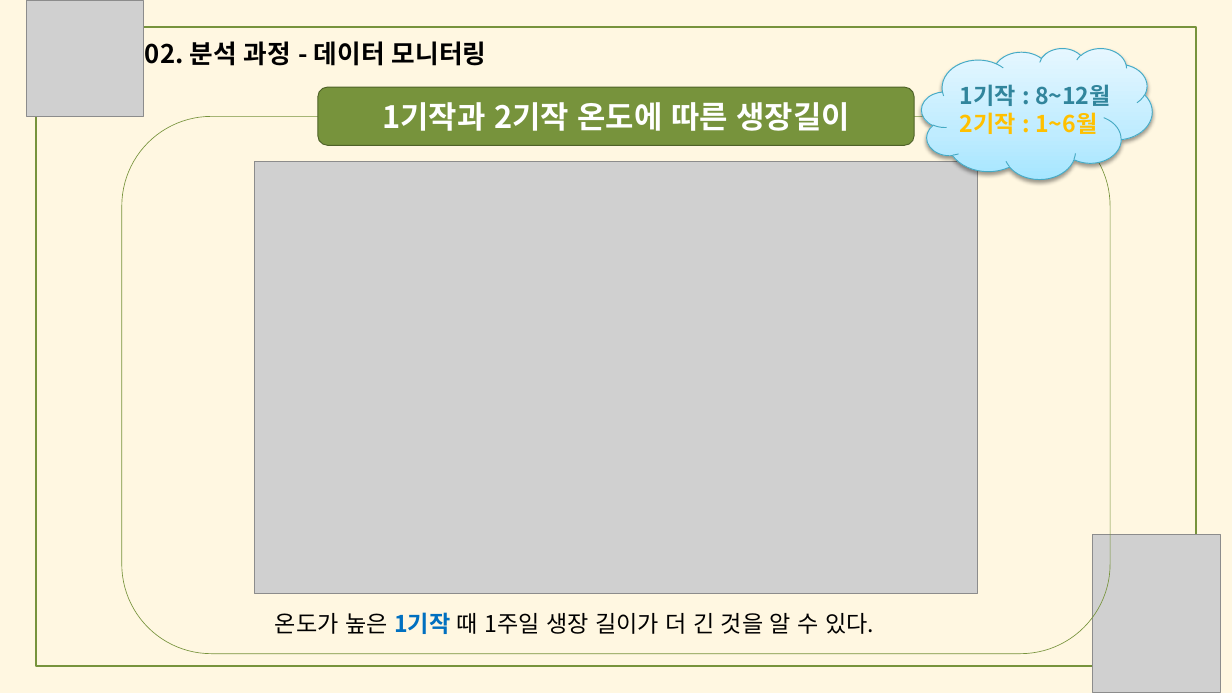
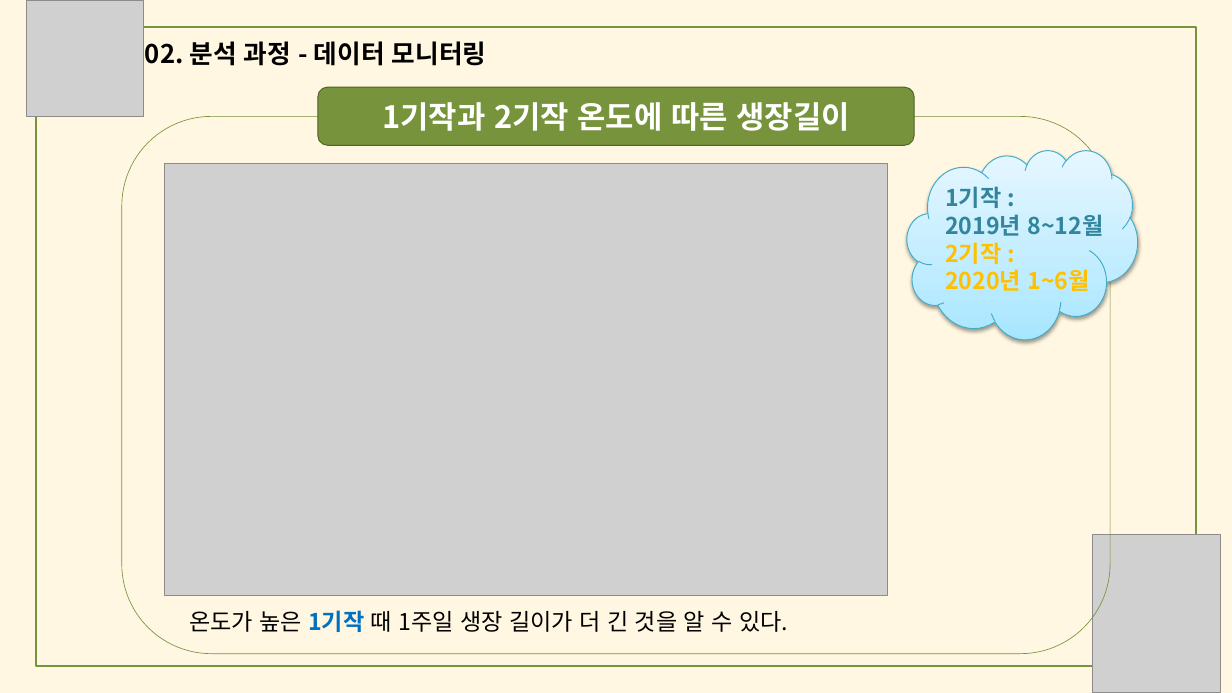
Before and after one commit to meucham11/nong_intern, a slide deck: slide 17 of 경진대회.pptx (slide 16 before the commit). Drawn at 1232x693 pixels with LibreOffice and Linux fonts; fonts in the diff are those of the drawing; grey boxes stand for pictures. Boxes give left, top, right and bottom in pixels: in the first picture for what was removed or moved away, otherwise in the second. Text is boxed around its words. In the diff, an @@ line names an element or a change of style, - is before the commit and + after.

```diff
--- a/경진대회.pptx
+++ b/경진대회.pptx
@@ picture: place and size @@
-picture at [255,162,978,594]
+picture at [165,164,887,596]
@@ cloud: place and size @@
-cloud at [921,48,1153,179]
+cloud at [908,150,1139,339]
@@ text at [945,186,1103,291]: text changed @@
-1기작 : 8~12월
-2기작 : 1~6월
+1기작 :
+2019년 8~12월
+2기작 :
+2020년 1~6월
@@ text "온도가 높은 1기작 때 1주일 ...": place and size @@
-text "온도가 높은 1기작 때 1주일 ..." at [275,612,874,634]
+text "온도가 높은 1기작 때 1주일 ..." at [189,610,788,632]
```
Also in this commit, not shown: 17 other slides changed, 6 slides added, 1 slide removed.
